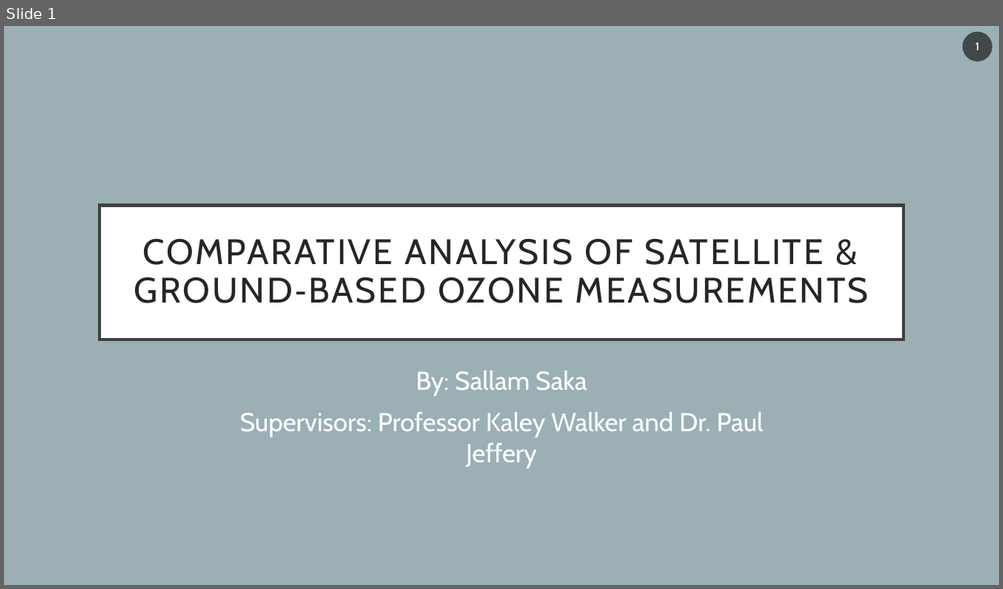
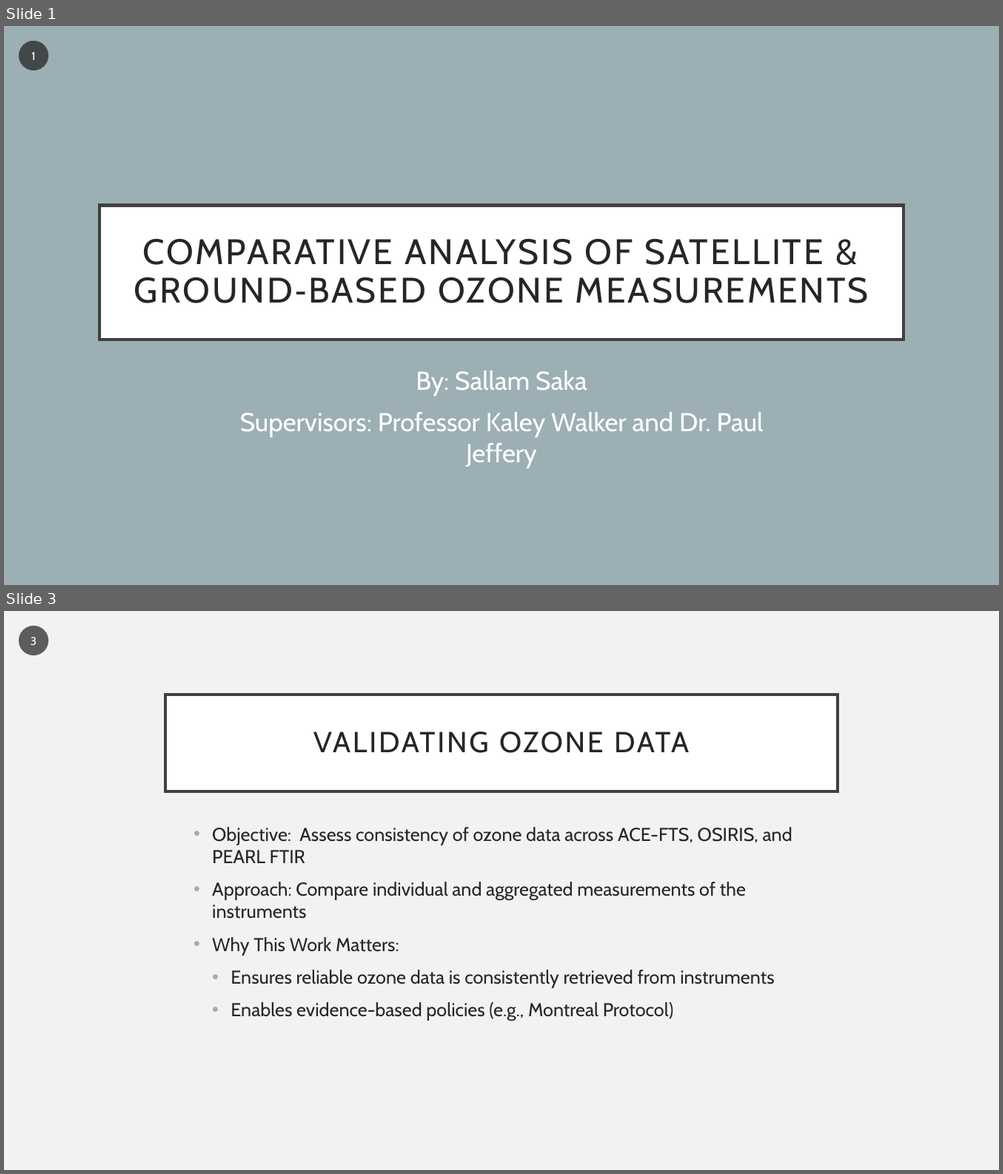
Before and after one commit to Sallamsaka/ozone-measurement-comparison, a slide deck: Midterm Presentation1.pptx. Shown one above the other, each under a label of ours: slide 1 before the commit, slides 1 and 3 after it; the slides between them are not shown. The pictures are 1003x589 and 1003x1174 pixels, drawn with LibreOffice and Linux fonts; fonts in the diff are those of the drawing. Boxes give left, top, right and bottom in pixels: in the first picture for what was removed or moved away, otherwise in the second. Text is boxed around its words. In the diff, an @@ line names an element or a change of style, - is before the commit and + after.

```diff
--- a/Midterm Presentation1.pptx
+++ b/Midterm Presentation1.pptx
@@ slide 3 added at [4,611,999,1170], background #F2F2F2 @@
@@ page number added at [19,626,48,655], fill #1D1D1D at 70% opacity, 11 pt, text #FFFFFF @@
+3
@@ title added at [165,695,837,792], fill #FFFFFF, outline #404040 2.5 pt, 28 pt, text #262626 @@
+VALIDATING OZONE DATA
@@ text added at [212,827,792,1021], 18 pt, text #262626 @@
+• Objective: Assess consistency of ozone data across ACE-FTS, OSIRIS, and PEARL FTIR
+• Approach: Compare individual and aggregated measurements of the instruments
+• Why This Work Matters:
+  • Ensures reliable ozone data is consistently retrieved from instruments
+  • Enables evidence-based policies (e.g., Montreal Protocol)
@@ slide 1 changed as well @@
@@ page number: place and size @@
-page number at [962,32,992,62]
+page number at [19,41,48,70]
```
Also in this commit, not shown: 12 other slides changed, 1 slide removed, 21 other files.
